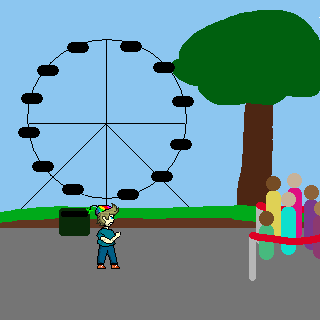
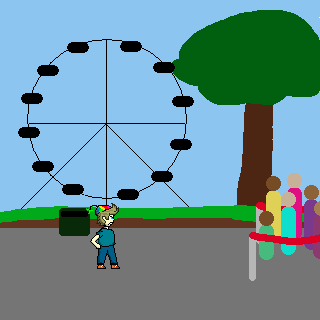
Two versions of the same layered image (320x320). Layer-by-layer changes:
painted on "Player" over [90, 230, 121, 249]
